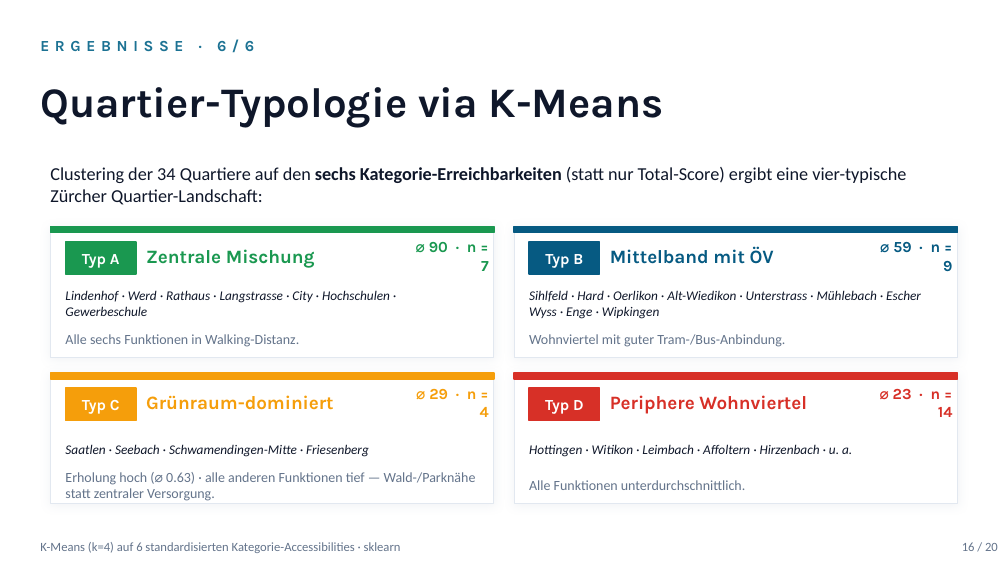
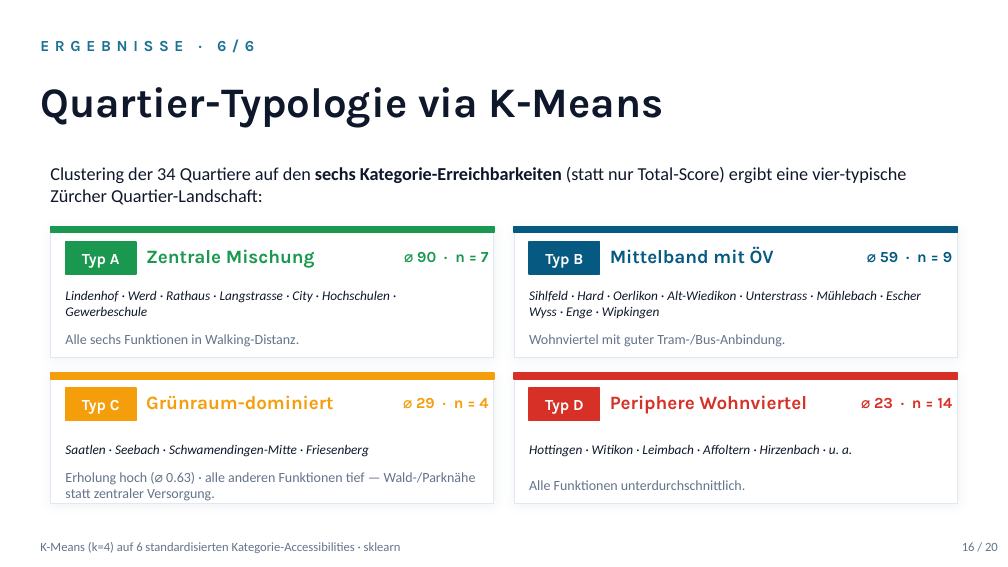
Before and after one commit to sanirmem/zh15min, a slide deck: slide 16 of reports/zh15min_slides.pptx. Drawn at 1008x567 pixels with LibreOffice and Linux fonts; fonts in the diff are those of the drawing. Boxes give left, top, right and bottom in pixels: in the first picture for what was removed or moved away, otherwise in the second. Text is boxed around its words. In the diff, an @@ line names an element or a change of style, - is before the commit and + after.

```diff
--- a/reports/zh15min_slides.pptx
+++ b/reports/zh15min_slides.pptx
@@ text "⌀ 90 · n = ..." rewrapped from bbox=[429, 242, 489, 271] to bbox=[417, 252, 489, 262] @@
@@ text "⌀ 59 · n = ..." rewrapped from bbox=[893, 242, 952, 271] to bbox=[880, 252, 952, 262] @@
@@ text "⌀ 29 · n = ..." rewrapped from bbox=[429, 389, 489, 417] to bbox=[416, 398, 488, 408] @@
@@ text "⌀ 23 · n = ..." rewrapped from bbox=[893, 389, 953, 417] to bbox=[874, 398, 953, 408] @@
```
Also in this commit, not shown: 1 other slide changed, 1 other file.
